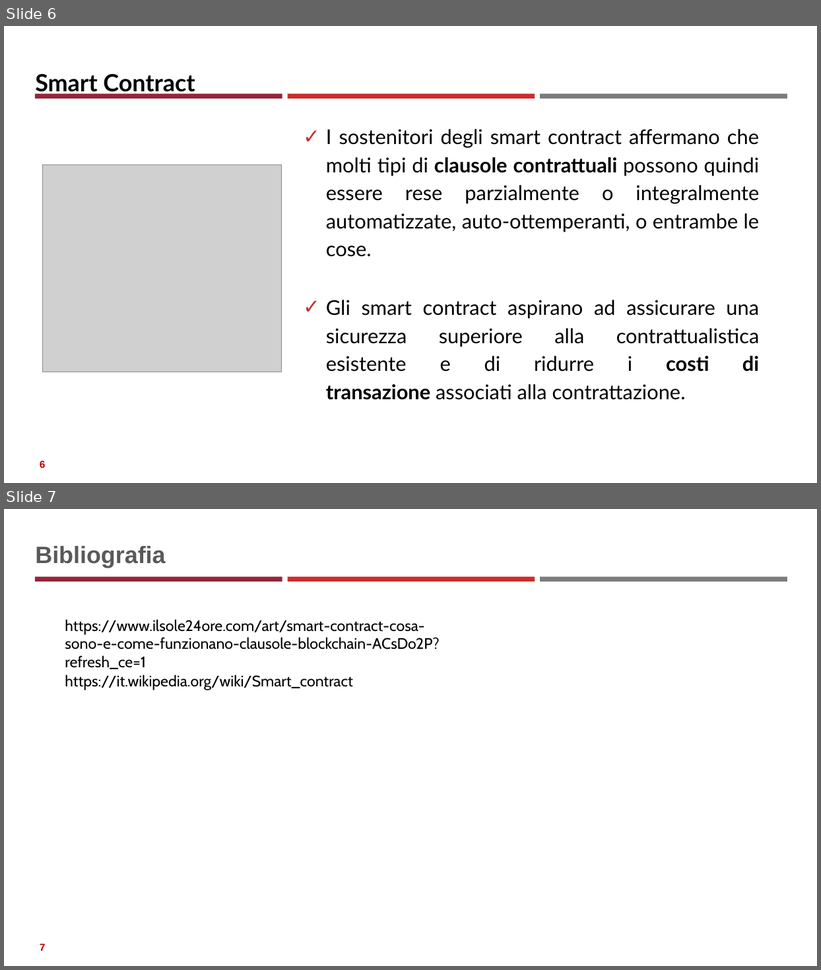
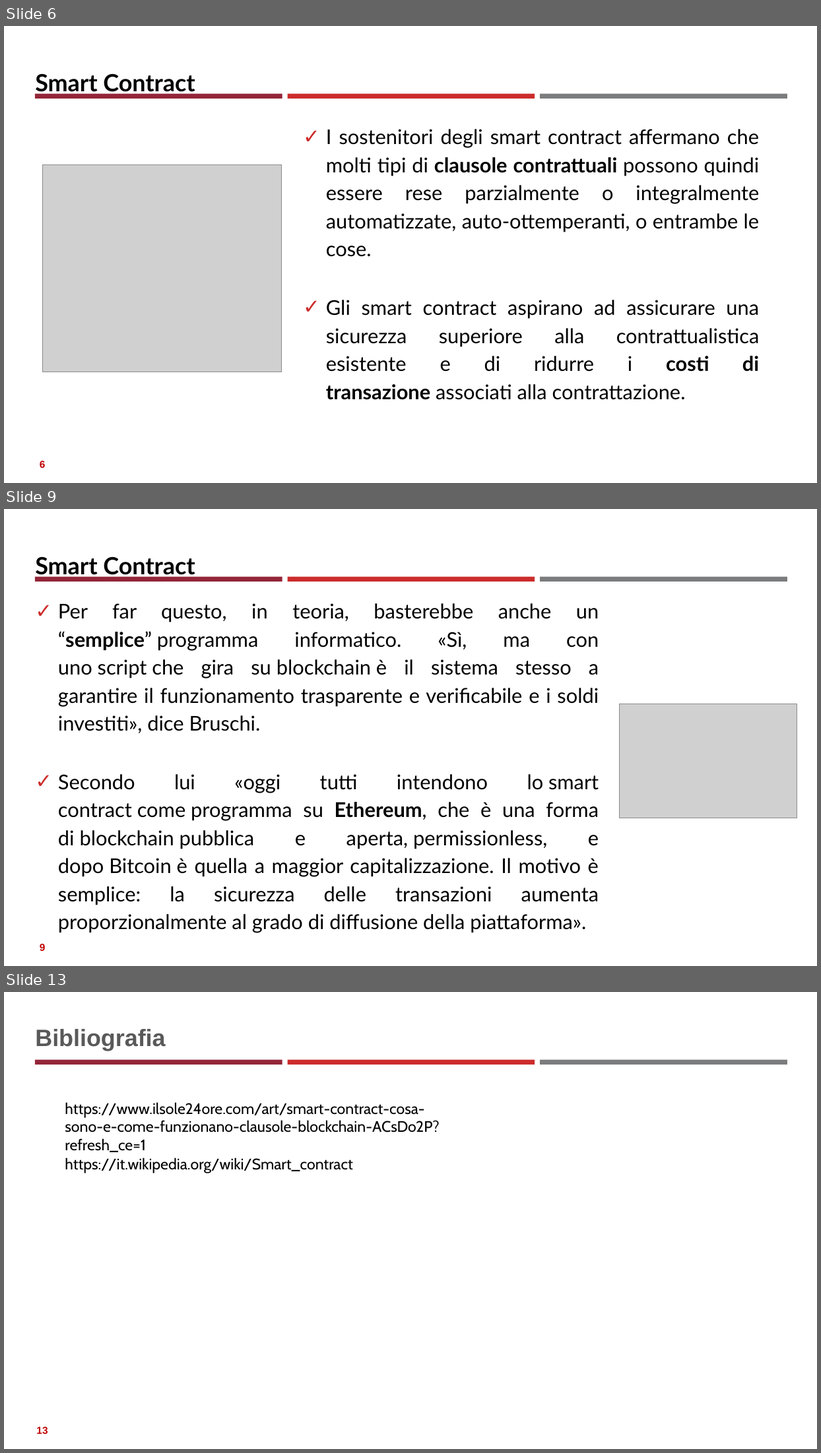
Before and after one commit to neural1977/data_science_interview_material, a slide deck: Assicurazioni/Smart Contract_ita.pptx. Shown one above the other, each under a label of ours: slides 6 and 7 before the commit, slides 6, 9 and 13 after it; the slides between them are not shown. The pictures are 821x970 and 821x1453 pixels, drawn with LibreOffice and Linux fonts; fonts in the diff are those of the drawing; grey boxes stand for pictures. Boxes give left, top, right and bottom in pixels: in the first picture for what was removed or moved away, otherwise in the second. Text is boxed around its words. In the diff, an @@ line names an element or a change of style, - is before the commit and + after.

```diff
--- a/Assicurazioni/Smart Contract_ita.pptx
+++ b/Assicurazioni/Smart Contract_ita.pptx
@@ slide 9 added at box(4, 509, 817, 966), background #FFFFFF; not listed: 3 template elements that a slide beside it also shows @@
@@ title added at box(35, 557, 195, 579), 28 pt, text #000000, bold @@
+Smart Contract
@@ text added at box(58, 603, 599, 933), 24 pt, text #000000 @@
+✓ Per far questo, in teoria, basterebbe anche un “semplice” programma informatico. «Sì, ma con uno script che gira su blockchain è il sistema stesso a garantire il funzionamento trasparente e verificabile e i soldi investiti», dice Bruschi.
+✓ Secondo lui «oggi tutti intendono lo smart contract come programma su Ethereum, che è una forma di blockchain pubblica e aperta, permissionless, e dopo Bitcoin è quella a maggior capitalizzazione. Il motivo è semplice: la sicurezza delle transazioni aumenta proporzionalmente al grado di diffusione della piattaforma».
@@ picture added at box(620, 704, 797, 819) @@
@@ page number added at box(40, 944, 46, 951), 12 pt, text #C00000, bold @@
+9
@@ what was slide 7 is now slide 13 @@
@@ page number at box(36, 1427, 48, 1434): text changed @@
-7
+13
```
Also in this commit, not shown: 5 other slides added, 1 other file.
